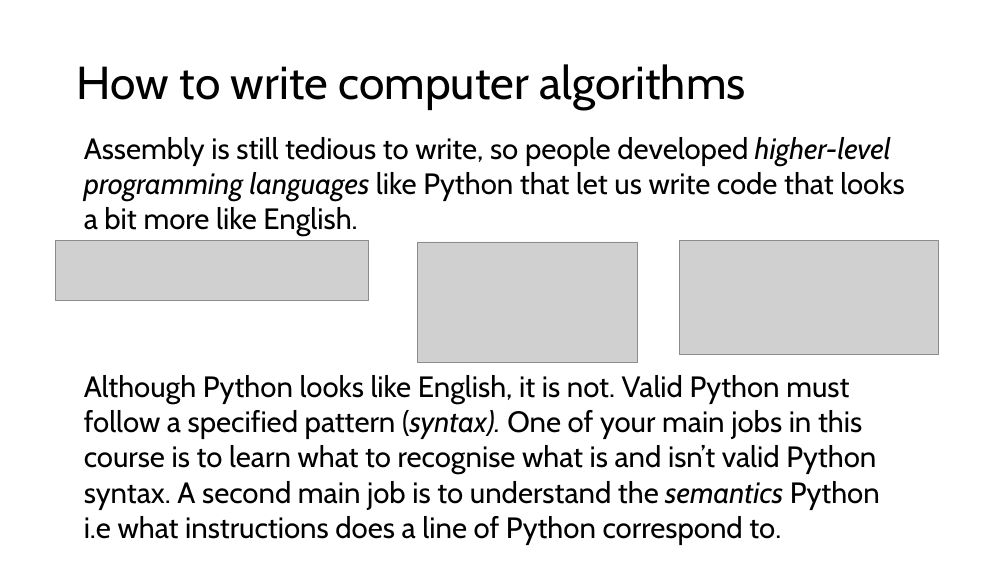
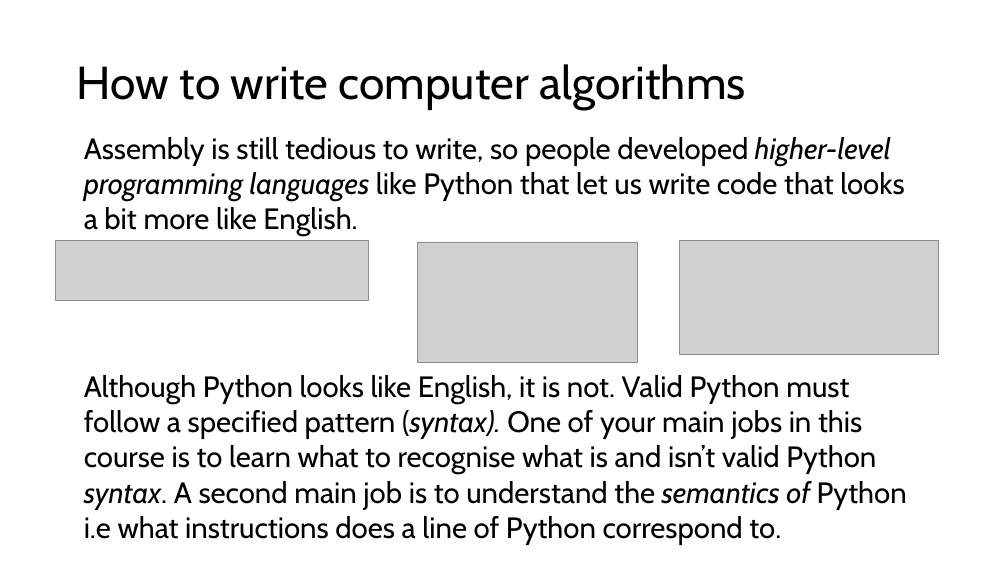
Before and after one commit to engmaths/SEMT10002_2025, a slide deck: slide 35 of Week_1_variables_operators_and_algorithms/Seminar_algorithms/seminar1_algorithms.pptx. Drawn at 1008x567 pixels with LibreOffice and Linux fonts; fonts in the diff are those of the drawing; grey boxes stand for pictures. Boxes give left, top, right and bottom in pixels: in the first picture for what was removed or moved away, otherwise in the second. Text is boxed around its words. In the diff, an @@ line names an element or a change of style, - is before the commit and + after.

```diff
--- a/Week_1_variables_operators_and_algorithms/Seminar_algorithms/seminar1_algorithms.pptx
+++ b/Week_1_variables_operators_and_algorithms/Seminar_algorithms/seminar1_algorithms.pptx
@@ text at <box>84,375,907,545</box>: text changed @@
-Although Python looks like English, it is not. Valid Python must follow a specified pattern (syntax). One of your main jobs in this course is to learn what to recognise what is and isn’t valid Python syntax. A second main job is to understand the semantics Python i.e what instructions does a line of Python correspond to.
+Although Python looks like English, it is not. Valid Python must follow a specified pattern (syntax). One of your main jobs in this course is to learn what to recognise what is and isn’t valid Python syntax. A second main job is to understand the semantics of Python i.e what instructions does a line of Python correspond to.
```
Also in this commit, not shown: 2 other files.
